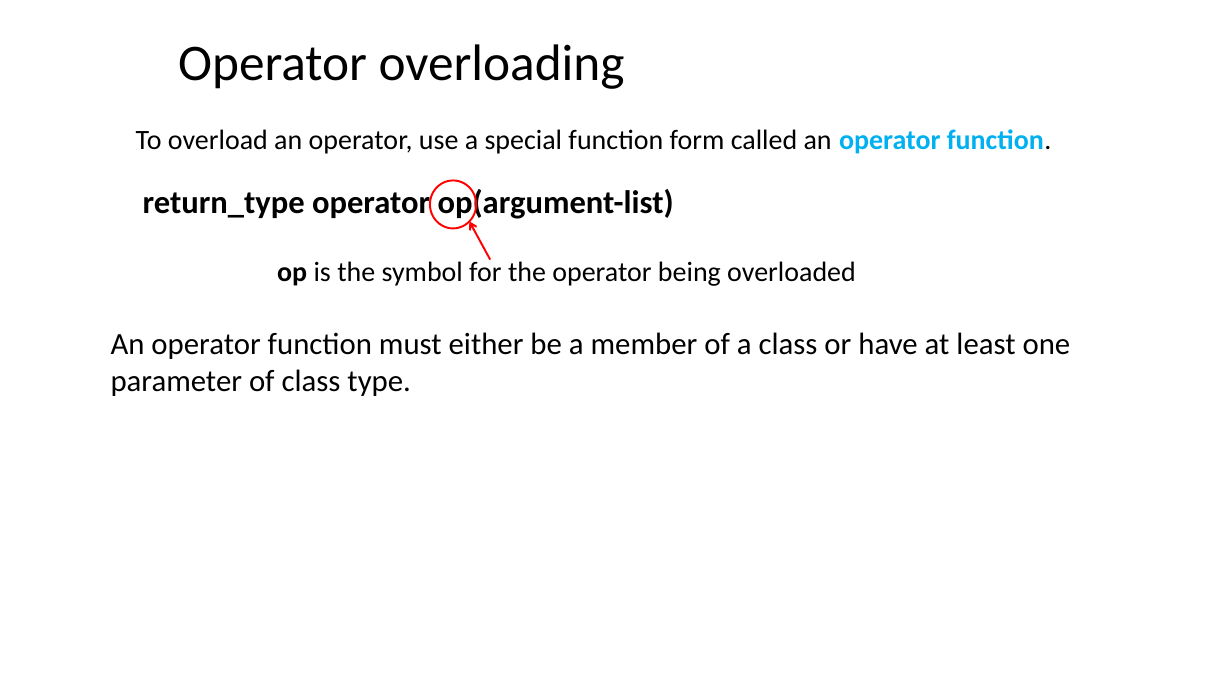
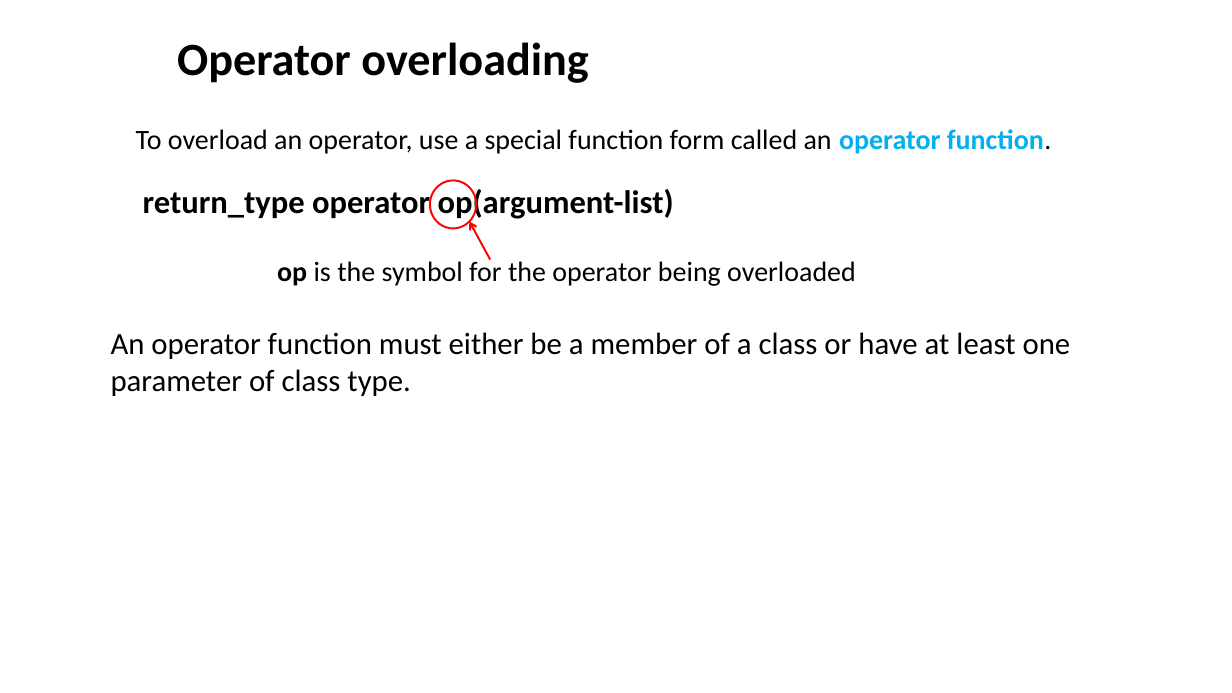
Before and after one commit to ShiqiYu/CPP, a slide deck: slide 3 of week10/Lab10.pptx. Drawn at 1232x693 pixels with LibreOffice and Linux fonts; fonts in the diff are those of the drawing; background and template pictures are left out. Boxes give left, top, right and bottom in pixels: in the first picture for what was removed or moved away, otherwise in the second. Text is boxed around its words. In the diff, an @@ line names an element or a change of style, - is before the commit and + after.

```diff
--- a/week10/Lab10.pptx
+++ b/week10/Lab10.pptx
@@ text "Operator overloading" at (177,42,588,83): size 40 to 36 pt, bold on @@
```
Also in this commit, not shown: 5 other slides changed, 1 slide added, 2 other files.
